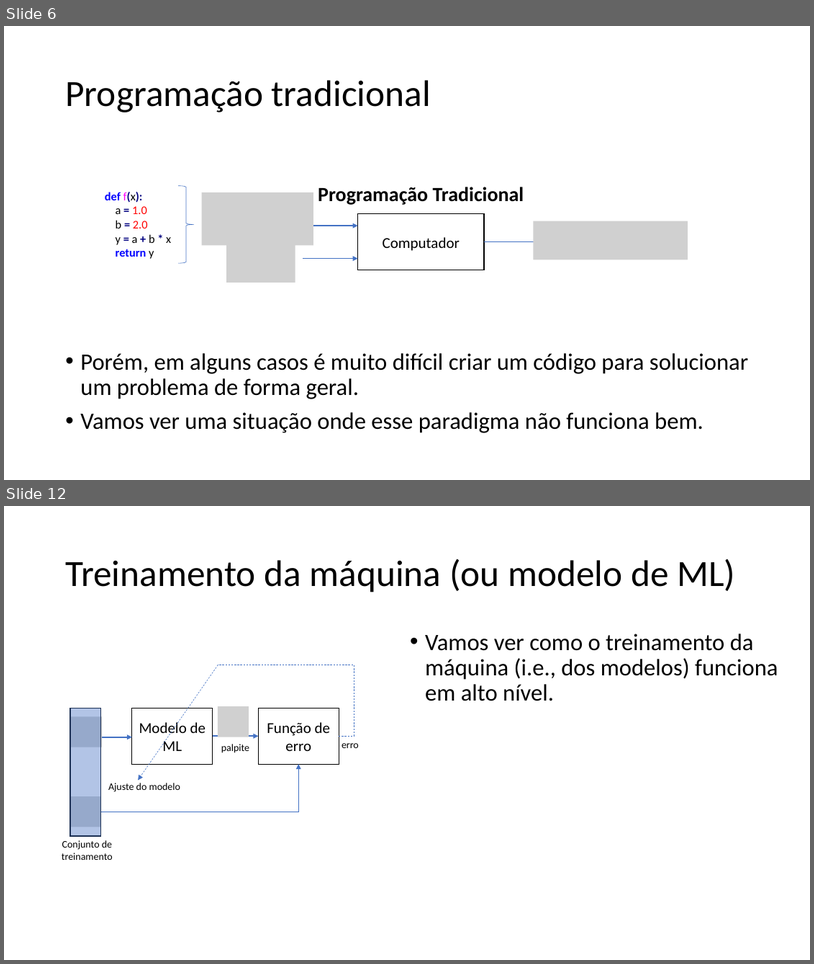
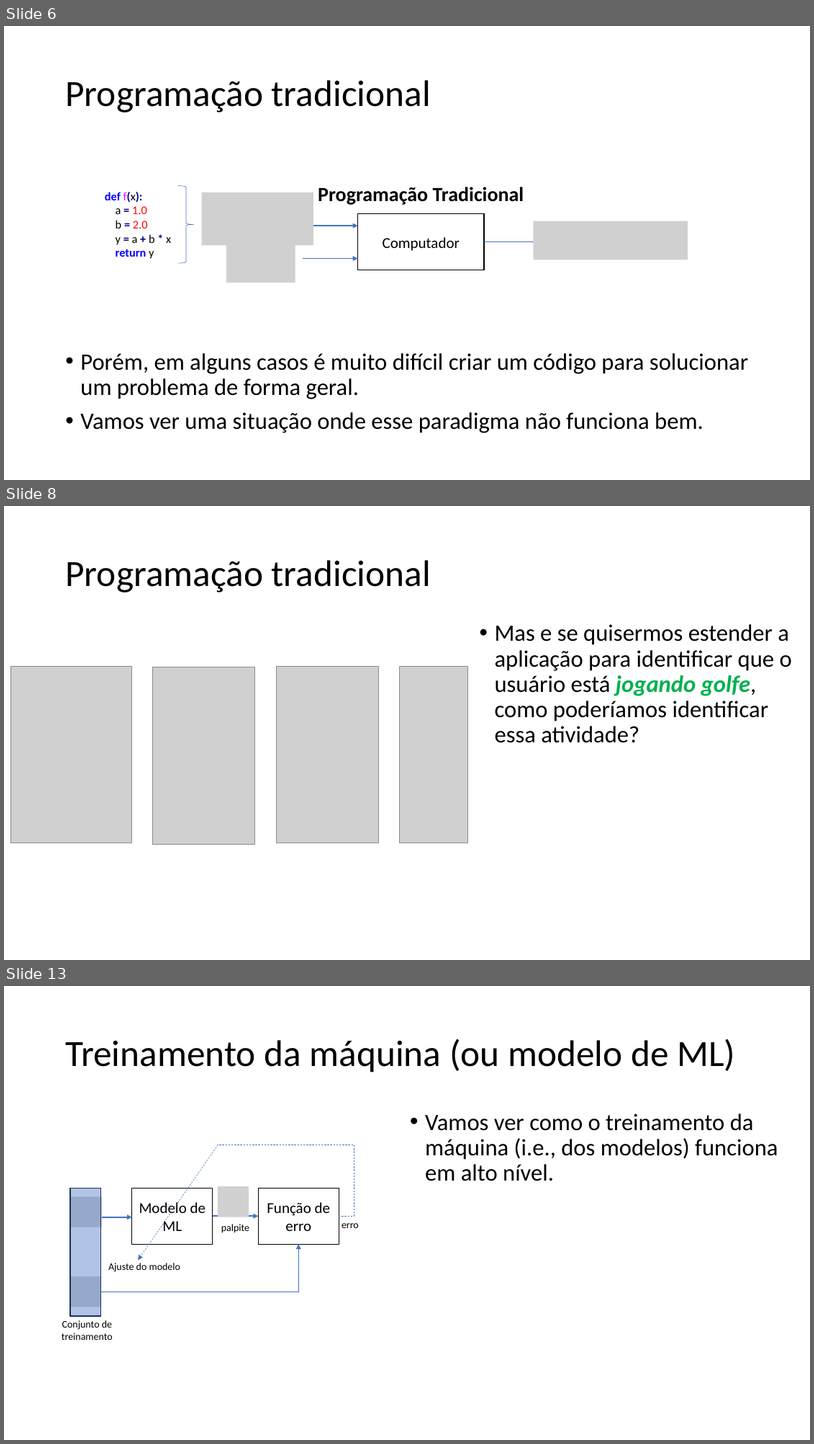
Before and after one commit to zz4fap/tp557-iot-ml, a slide deck: slides/TP557_4_O_Paradigma_do_Machine_Learning.pptx. Shown one above the other, each under a label of ours: slides 6 and 12 before the commit, slides 6, 8 and 13 after it; the slides between them are not shown. The pictures are 814x964 and 814x1444 pixels, drawn with LibreOffice and Linux fonts; fonts in the diff are those of the drawing; grey boxes stand for pictures. Boxes give left, top, right and bottom in pixels: in the first picture for what was removed or moved away, otherwise in the second. Text is boxed around its words. In the diff, an @@ line names an element or a change of style, - is before the commit and + after.

```diff
--- a/slides/TP557_4_O_Paradigma_do_Machine_Learning.pptx
+++ b/slides/TP557_4_O_Paradigma_do_Machine_Learning.pptx
@@ slide 8 added at (x1=4, y1=506, x2=810, y2=960), background #FFFFFF @@
@@ title added at (x1=65, y1=560, x2=431, y2=592), 44 pt, text #000000 @@
+Programação tradicional
@@ text added at (x1=495, y1=624, x2=792, y2=743), 28 pt, text #000000 @@
+• Mas e se quisermos estender a aplicação para identificar que o usuário está jogando golfe, como poderíamos identificar essa atividade?
@@ group added at (x1=10, y1=667, x2=468, y2=844): 4 pictures @@
@@ what was slide 12 is now slide 13 @@
```
Also in this commit, not shown: 8 slides changed.
